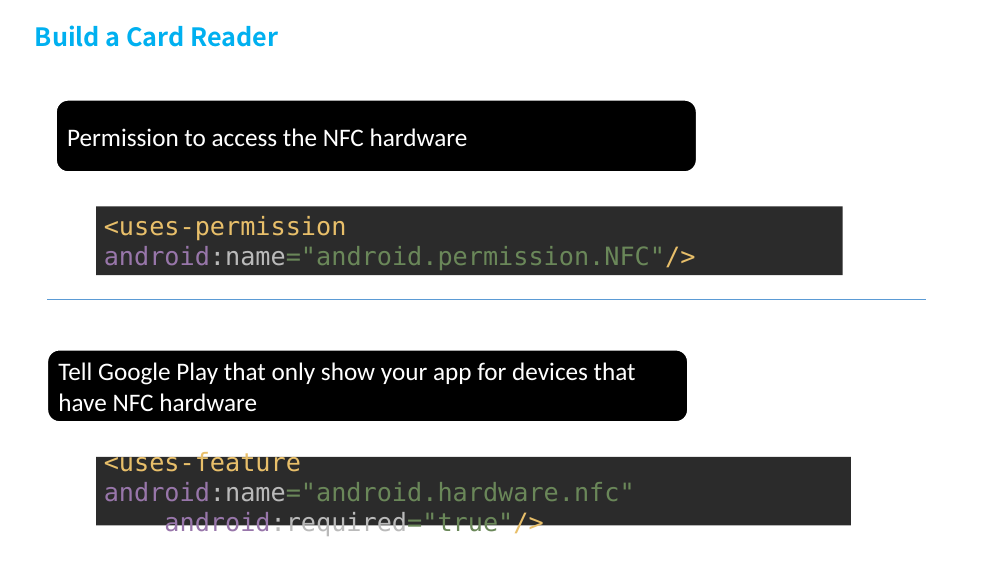
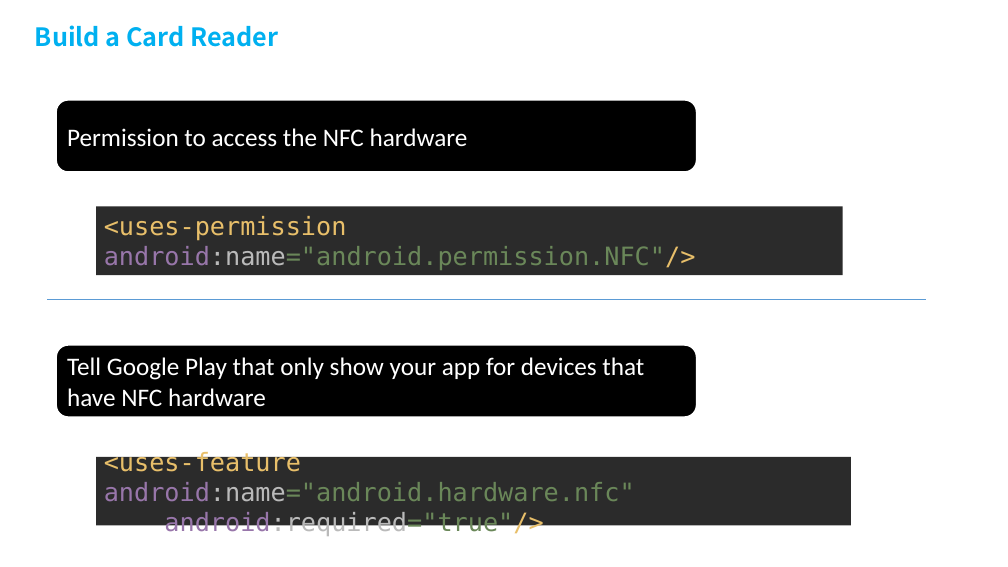
Before and after one commit to Tan2NT/nfc_workshop, a slide deck: slide 22 of NFC Technology workshop.pptx. Drawn at 1008x567 pixels with LibreOffice and Linux fonts; fonts in the diff are those of the drawing; background and template pictures are left out. Boxes give left, top, right and bottom in pixels: in the first picture for what was removed or moved away, otherwise in the second. Text is boxed around its words. In the diff, an @@ line names an element or a change of style, - is before the commit and + after.

```diff
--- a/NFC Technology workshop.pptx
+++ b/NFC Technology workshop.pptx
@@ rounded rectangle "Tell Google Play that only ...": place and size @@
-rounded rectangle "Tell Google Play that only ..." at <box>48,350,688,422</box>
+rounded rectangle "Tell Google Play that only ..." at <box>56,345,696,417</box>
```
Also in this commit, not shown: 15 other files.
